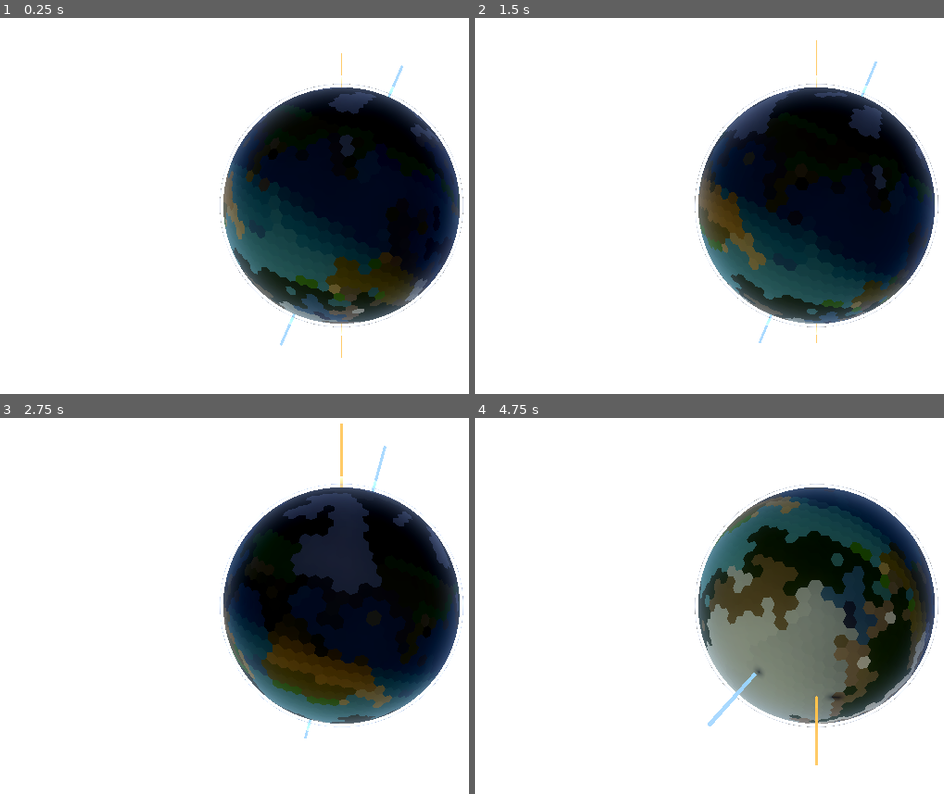
Above: before the commit, frames 1-4 (two rows, left to right).
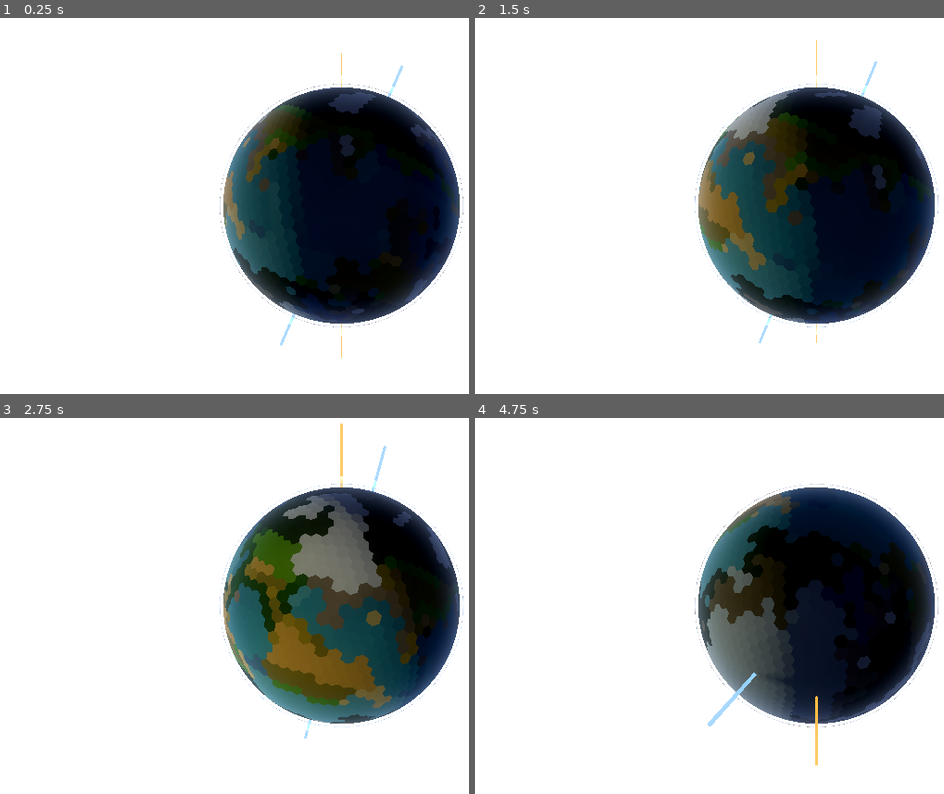
Above: after the commit, the same moments.

Repository: Halfwhit/hex-planet-gen
Game: Godot game, scene res://scenes/Main.tscn
Two runs of this game, one before a commit and one after it. Both use one fixed random seed, a clock stepped at 60 frames per second and the inputs below.
Inputs (mouse positions are in pixels of both pictures, inside the frame that each line leads up to):
- Up to frame 1 (0.25 s): no input
- Up to frame 2 (1.5 s): tap Enter at 0.5 s; move the mouse to (outside the picture) at 0.52 s; tap E at 0.6 s; click (outside the picture) at 0.67 s; drag from (667, 224) to (779, 288) at 1.27 s
- Up to frame 3 (2.75 s): move the mouse to (417, 515) at 2.02 s; tap E at 2.1 s; click (417, 515) at 2.17 s
- Up to frame 4 (4.75 s): drag from (779, 688) to (592, 542) at 2.77 s; move the mouse to (outside the picture) at 3.52 s; tap E at 3.6 s; click (outside the picture) at 3.67 s; drag from (592, 542) to (704, 500) at 4.27 s

The runs differ from the first frame. In frame 1, 7.1% of the frame differs, in the area x 47-91%, y 22-82%; in frame 2, 8.3%; in frame 3, 15%, in the area x 47-92%, y 20-78%; in frame 4, 15%.

Commit message:
Fix initial planet position: use position not global_position, reparent first
global_position on a freshly added node can be unreliable during _ready().
Reparent children first, then set position (local) after, and cache the
Sun node reference to avoid repeated get_node_or_null in _process.

Co-Authored-By: Claude Sonnet 4.6 <noreply@anthropic.com>

Diff:
--- a/scripts/Main.gd
+++ b/scripts/Main.gd
@@ -99,14 +99,15 @@
 	_planet_pivot = Node3D.new()
 	_planet_pivot.name = "PlanetPivot"
 	add_child(_planet_pivot)
-	# Set initial position before any children are reparented so the planet
-	# never occupies the same space as the sun (which sits at world origin).
-	if has_node("Sun"):
-		_planet_pivot.global_position = ($Sun as Sun).get_planet_position()
 	_planet_mesh_instance.reparent(_planet_pivot, false)
 	_planet_mesh_instance.position = Vector3.ZERO
 	_orbit_camera.reparent(_planet_pivot, false)
 	_orbit_camera.position = Vector3.ZERO
+	# Set initial pivot position so the planet starts at orbital distance
+	# rather than at the sun's position (world origin).
+	var sun_node: Sun = get_node_or_null("Sun") as Sun
+	if sun_node:
+		_planet_pivot.position = sun_node.get_planet_position()
 
 	# Pre-tilt the planet mesh so its local Y axis (= the planet's north pole)
 	# points in the intended world-space direction.  All subsequent behaviour —
@@ -157,8 +158,10 @@
 		_orbit_camera.set_angles_from_dir((planet_basis * _lock_cell_local).normalized())
 
 	# Move the planet pivot to orbit the sun.
-	if _planet_pivot != null and has_node("Sun"):
-		_planet_pivot.global_position = ($Sun as Sun).get_planet_position()
+	if _planet_pivot != null:
+		var sun_node: Sun = get_node_or_null("Sun") as Sun
+		if sun_node:
+			_planet_pivot.position = sun_node.get_planet_position()
 
 
 func _editor_generate() -> void:
